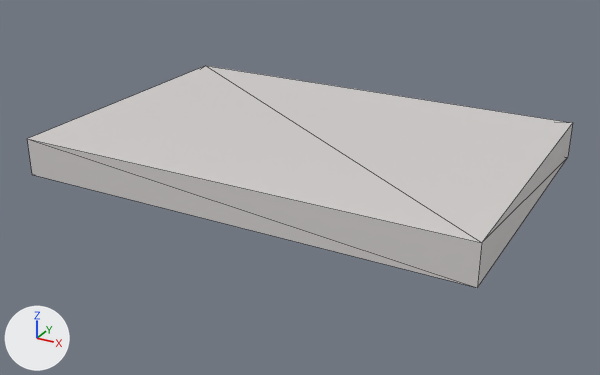
What one commit did to the glTF model Data/Models/StageObject/StageObject9.gltf.
Before and after are seen from a 50 mm lens placed at (9.82, -18.23, 7.94), pointed at (0.0, -0.37, -0.99). Arrows for +X, +Y and +Z are at lower left; the lights stay in place. Mesh edges are drawn as thin lines. Vertices at the same position are counted once.
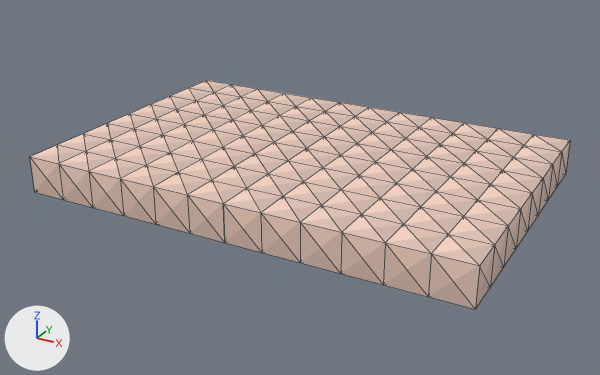
Boxes [x1, y1, x2, y2] around the edits, measured in the pictures (600 x 375 px):
'Cube', surface changed, reshaped, moved, rescaled (grey to beige, 36% narrower, 9% shorter): before [27, 66, 573, 288]; after [223, 107, 570, 309]
'Cube.001', added (beige): after [30, 80, 369, 243]
part 1 of me_cube_001, added (beige): after [223, 107, 570, 309]
part 2 of me_cube_001, surface changed: before [27, 66, 573, 288]; after [307, 137, 357, 155]

What changed in the scene script:
```text
Add img_block:
    img_block = load_image('block', 'block.png', 100, 100, 'sRGB')
Change mat_material:
    mat_material.texture: img_stone -> img_block
Change me_cube_001:
    used by ob_cube; location = (0.0, 0.0, 0.0); scale = (12.0, 8.0, 1.0)
    remove me_cube_001.from_pydata(...)  # 8 vertices, 12 faces; spans x -0.5..0.5, y -0.5..0.5, z -0.5..0.5
    add me_cube_001.from_pydata(...)  # 126 vertices, 576 faces; spans x -0.5..5.5, y -4.5..3.5, z -0.5..0.5
    me_cube_001 part 1
    4 vertices are added at (-0.5, -1.5, -0.5), (-0.5, -1.5, 0.5), (0.5, -1.5, 0.5), (0.5, -1.5, -0.5)
    6 new vertices lie (1.0, 0.0, 0.0) away from vertices in x 0.5, y -1.5..0.5, z -0.5..0.5
    6 new vertices lie (0.0, 1.0, 0.0) away from vertices in x -0.5..1.5, y 0.5, z -0.5..0.5
    8 new vertices lie (1.0, 0.0, 0.0) away from vertices in x 1.5, y -1.5..1.5, z -0.5..0.5
    8 new vertices lie (0.0, 1.0, 0.0) away from vertices in x -0.5..2.5, y 1.5, z -0.5..0.5
    10 new vertices lie (1.0, 0.0, 0.0) away from vertices in x 2.5, y -1.5..2.5, z -0.5..0.5
    10 new vertices lie (0.0, -1.0, 0.0) away from vertices in x -0.5..3.5, y -1.5, z -0.5..0.5
    12 new vertices lie (1.0, 0.0, 0.0) away from vertices in x 3.5, y -2.5..2.5, z -0.5..0.5
    12 new vertices lie (0.0, -1.0, 0.0) away from vertices in x -0.5..4.5, y -2.5, z -0.5..0.5
    14 new vertices lie (1.0, 0.0, 0.0) away from vertices in x 4.5, y -3.5..2.5, z -0.5..0.5
    14 new vertices lie (0.0, 1.0, 0.0) away from vertices in x -0.5..5.5, y 2.5, z -0.5..0.5
    14 new vertices lie (0.0, -1.0, 0.0) away from vertices in x -0.5..5.5, y -3.5, z -0.5..0.5
    564 new faces join them
    me_cube_001 part 2: 12 kept faces spanning x -0.5..0.5, y -0.5..0.5, z -0.5..0.5 get new texture (UV) coordinates
Add me_cube_015:
    me_cube_015.from_pydata(...)  # 126 vertices, 576 faces; spans x -0.5..5.5, y -4.5..3.5, z -0.5..0.5
    me_cube_015.materials.append(mat_material)  # picture img_block
Change ob_cube:
    ob_cube.scale: (12.0, 8.0, 1.0) -> (1.0, 1.0, 1.0)
    ob_cube.location: (0.0, 0.0, 0.0) -> (0.5, 0.5, -0.5)
Add ob_cube_001:
    ob_cube_001 = bpy.data.objects.new('Cube.001', me_cube_015)
    ob_cube_001.location = (-5.5, 0.5, -0.5)
```
